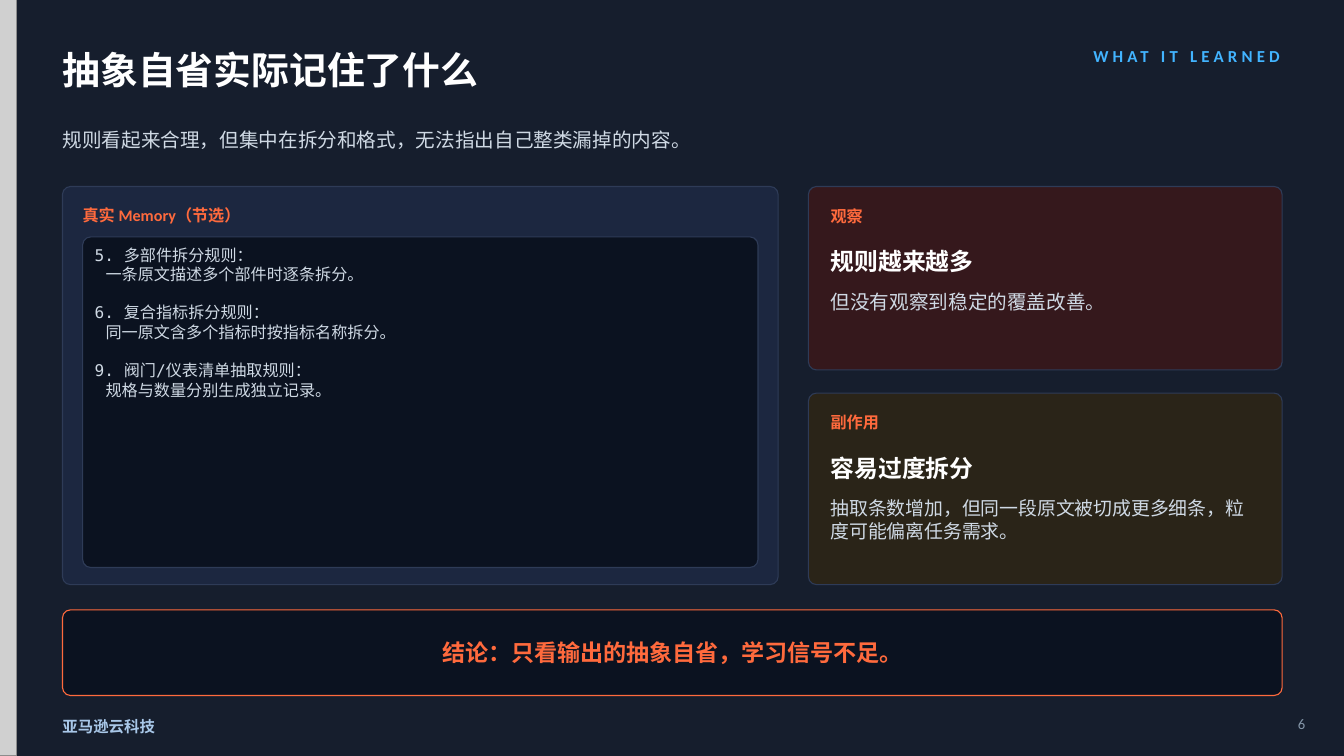
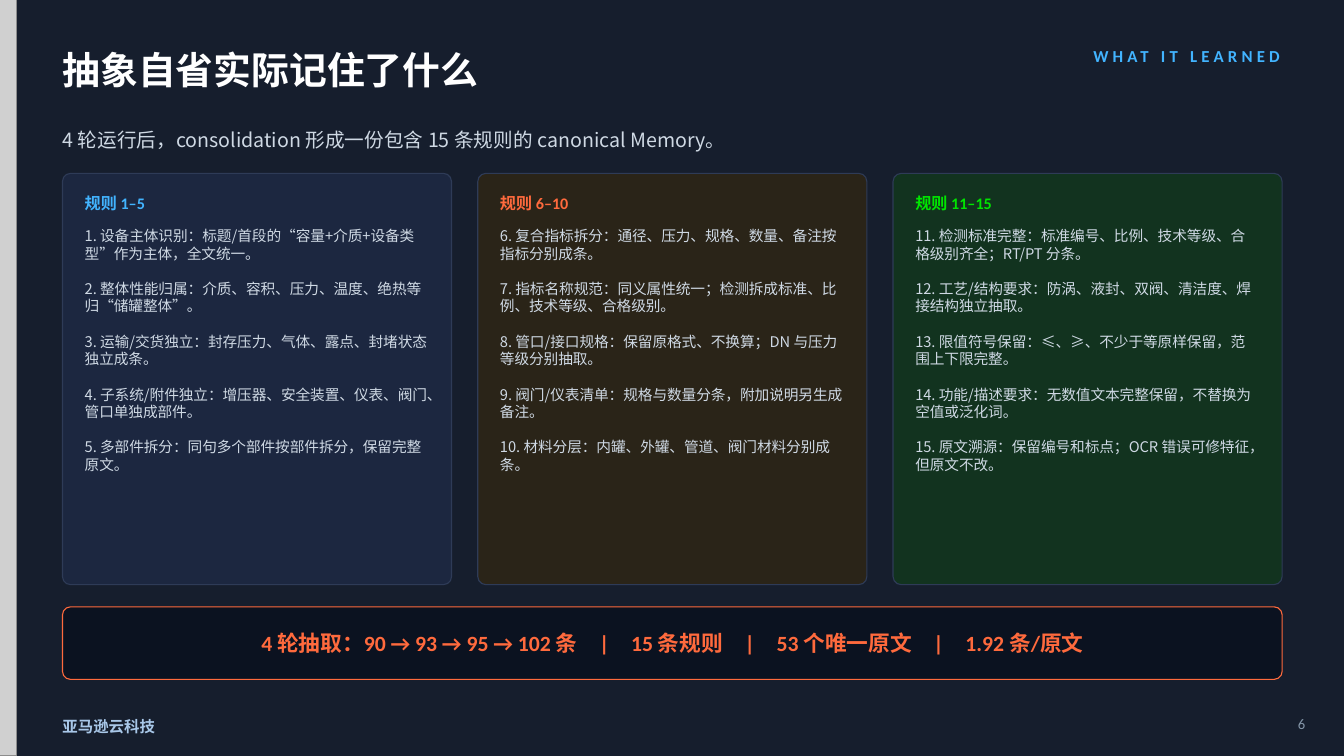
Before and after one commit to dashjim/agentcore-memory-loop, a slide deck: slide 6 of docs/记忆能让Agent越跑越好吗-V3.pptx. Drawn at 1344x756 pixels with LibreOffice and Linux fonts; fonts in the diff are those of the drawing; grey boxes stand for pictures. Boxes give left, top, right and bottom in pixels: in the first picture for what was removed or moved away, otherwise in the second. Text is boxed around its words. In the diff, an @@ line names an element or a change of style, - is before the commit and + after.

```diff
--- a/docs/记忆能让Agent越跑越好吗-V3.pptx
+++ b/docs/记忆能让Agent越跑越好吗-V3.pptx
@@ text at bbox=[62, 130, 725, 152]: text changed @@
-规则看起来合理，但集中在拆分和格式，无法指出自己整类漏掉的内容。
+4 轮运行后，consolidation 形成一份包含 15 条规则的 canonical Memory。
@@ rounded rectangle: place and size @@
-rounded rectangle at bbox=[63, 187, 778, 585]
+rounded rectangle at bbox=[63, 173, 452, 585]
@@ rounded rectangle at bbox=[63, 173, 452, 585]: proportions changed @@
@@ rounded rectangle added at bbox=[478, 173, 867, 585], fill #2A2418, outline #2E3B57 0.8 pt @@
@@ rounded rectangle added at bbox=[893, 173, 1282, 585], fill #12331F, outline #2E3B57 0.8 pt @@
@@ text at bbox=[85, 192, 145, 213]: text changed; text colour #FF6A3D to #42B4FF @@
-真实 Memory（节选）
+规则 1–5
@@ text added at bbox=[500, 195, 568, 210], 11.5 pt, text #FF6A3D, bold @@
+规则 6–10
@@ rounded rectangle removed at bbox=[809, 187, 1282, 370] @@
@@ text removed at bbox=[831, 205, 863, 226] @@
-观察
@@ text at bbox=[915, 195, 992, 210]: text changed; size 17 to 11.5 pt; font Noto Sans CJK SC to Calibri; text colour #FFFFFF to #00E500 @@
-规则越来越多
+规则 11–15
@@ rounded rectangle removed at bbox=[83, 237, 758, 568] @@
@@ text added at bbox=[85, 228, 442, 471], 10.5 pt, text #CFD9E4 @@
+1. 设备主体识别：标题/首段的“容量+介质+设备类型”作为主体，全文统一。
+2. 整体性能归属：介质、容积、压力、温度、绝热等归“储罐整体”。
+3. 运输/交货独立：封存压力、气体、露点、封堵状态独立成条。
+4. 子系统/附件独立：增压器、安全装置、仪表、阀门、管口单独成部件。
+5. 多部件拆分：同句多个部件按部件拆分，保留完整原文。
@@ text added at bbox=[500, 228, 842, 471], 10.5 pt, text #CFD9E4 @@
+6. 复合指标拆分：通径、压力、规格、数量、备注按指标分别成条。
+7. 指标名称规范：同义属性统一；检测拆成标准、比例、技术等级、合格级别。
+8. 管口/接口规格：保留原格式、不换算；DN 与压力等级分别抽取。
+9. 阀门/仪表清单：规格与数量分条，附加说明另生成备注。
+10. 材料分层：内罐、外罐、管道、阀门材料分别成条。
@@ text added at bbox=[915, 228, 1264, 471], 10.5 pt, text #CFD9E4 @@
+11. 检测标准完整：标准编号、比例、技术等级、合格级别齐全；RT/PT 分条。
+12. 工艺/结构要求：防涡、液封、双阀、清洁度、焊接结构独立抽取。
+13. 限值符号保留：≤、≥、不少于等原样保留，范围上下限完整。
+14. 功能/描述要求：无数值文本完整保留，不替换为空值或泛化词。
+15. 原文溯源：保留编号和标点；OCR 错误可修特征，但原文不改。
@@ text removed at bbox=[95, 247, 396, 398] @@
-5. 多部件拆分规则：
-一条原文描述多个部件时逐条拆分。
-6. 复合指标拆分规则：
-同一原文含多个指标时按指标名称拆分。
-9. 阀门/仪表清单抽取规则：
-规格与数量分别生成独立记录。
@@ text removed at bbox=[831, 292, 1106, 311] @@
-但没有观察到稳定的覆盖改善。
@@ rounded rectangle removed at bbox=[809, 393, 1282, 585] @@
@@ text removed at bbox=[831, 414, 879, 430] @@
-副作用
@@ text removed at bbox=[831, 456, 974, 479] @@
-容易过度拆分
@@ text removed at bbox=[831, 499, 1245, 540] @@
-抽取条数增加，但同一段原文被切成更多细条，粒度可能偏离任务需求。
@@ rounded rectangle at bbox=[63, 607, 1282, 680]: proportions changed @@
@@ rounded rectangle: place and size @@
-rounded rectangle at bbox=[63, 610, 1282, 696]
+rounded rectangle at bbox=[63, 607, 1282, 680]
@@ text added at bbox=[261, 632, 1083, 653], 15.5 pt, text #FF6A3D, bold @@
+4 轮抽取：90 → 93 → 95 → 102 条 | 15 条规则 | 53 个唯一原文 | 1.92 条/原文
@@ text removed at bbox=[442, 641, 902, 664] @@
-结论：只看输出的抽象自省，学习信号不足。
```
Also in this commit, not shown: 2 other files.
